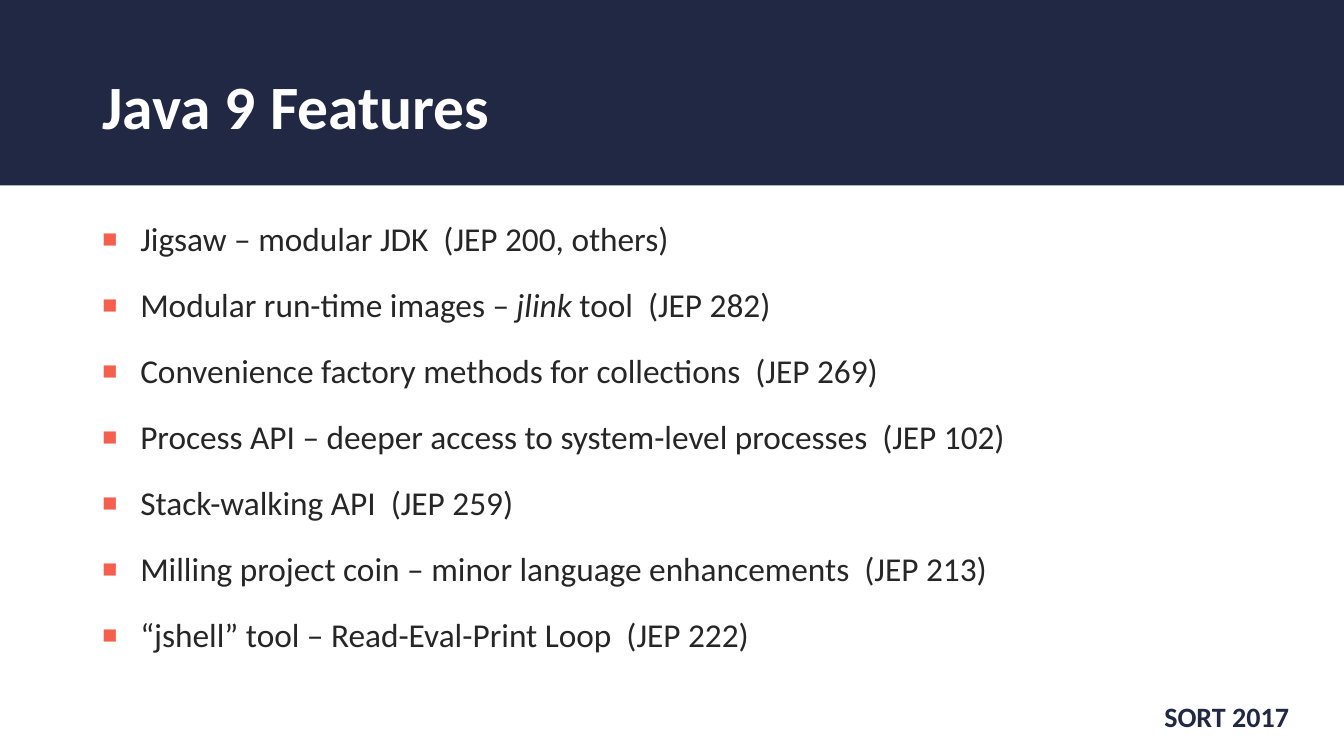
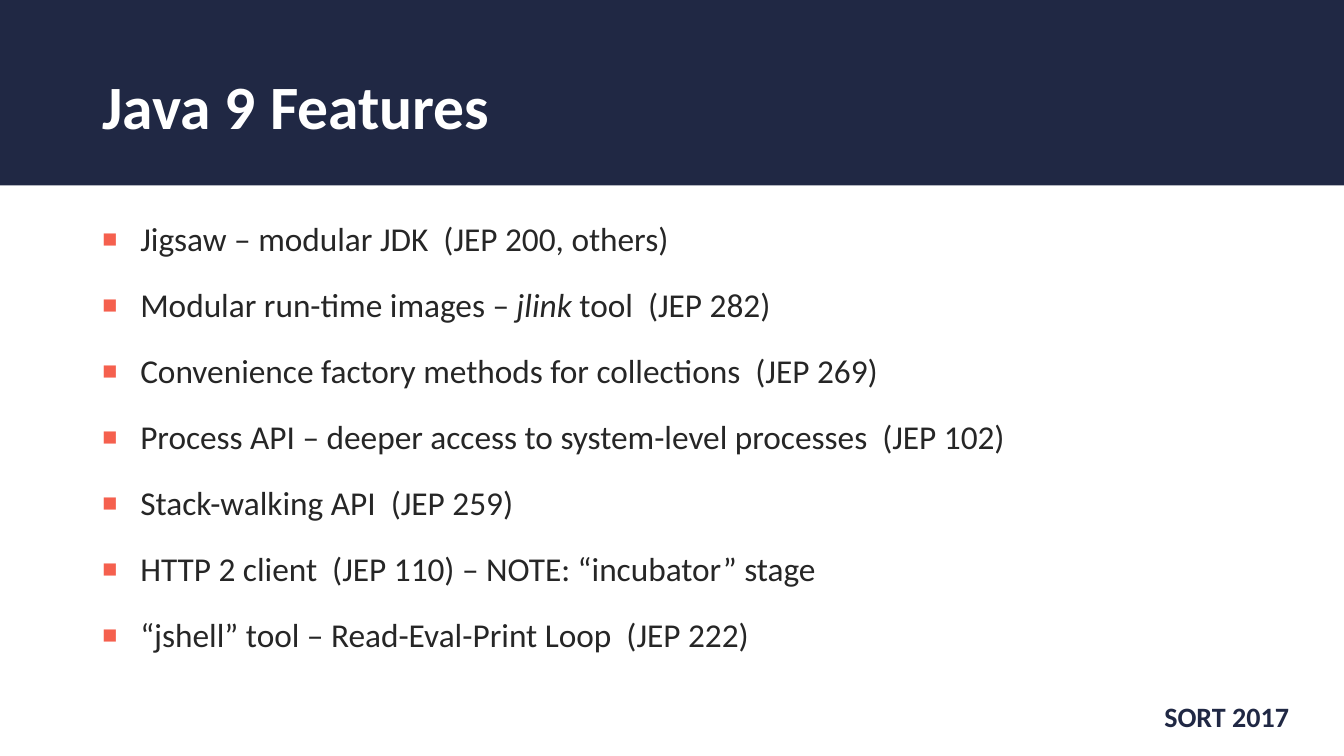
Before and after one commit to wjohnson000/java9-sort, a slide deck: slide 3 of sort-2017-java9.pptx. Drawn at 1344x756 pixels with LibreOffice and Linux fonts; fonts in the diff are those of the drawing; background and template pictures are left out. Boxes give left, top, right and bottom in pixels: in the first picture for what was removed or moved away, otherwise in the second. Text is boxed around its words. In the diff, an @@ line names an element or a change of style, - is before the commit and + after.

```diff
--- a/sort-2017-java9.pptx
+++ b/sort-2017-java9.pptx
@@ text at <box>140,557,815,587</box>: text changed @@
-■ Milling project coin – minor language enhancements (JEP 213)
+■ HTTP 2 client (JEP 110) – NOTE: “incubator” stage
```
Also in this commit, not shown: 11 other slides changed, 2 slides added, 9 other files.
